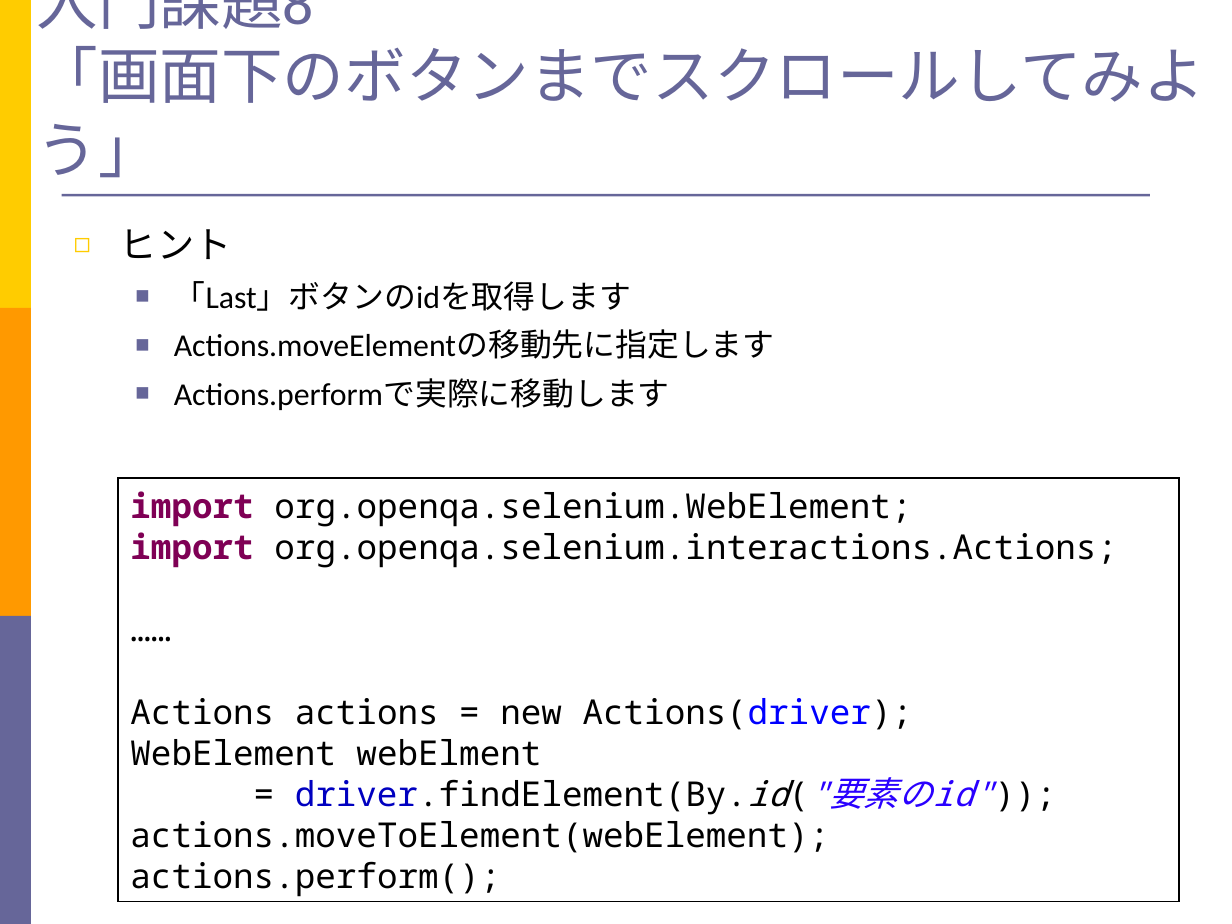
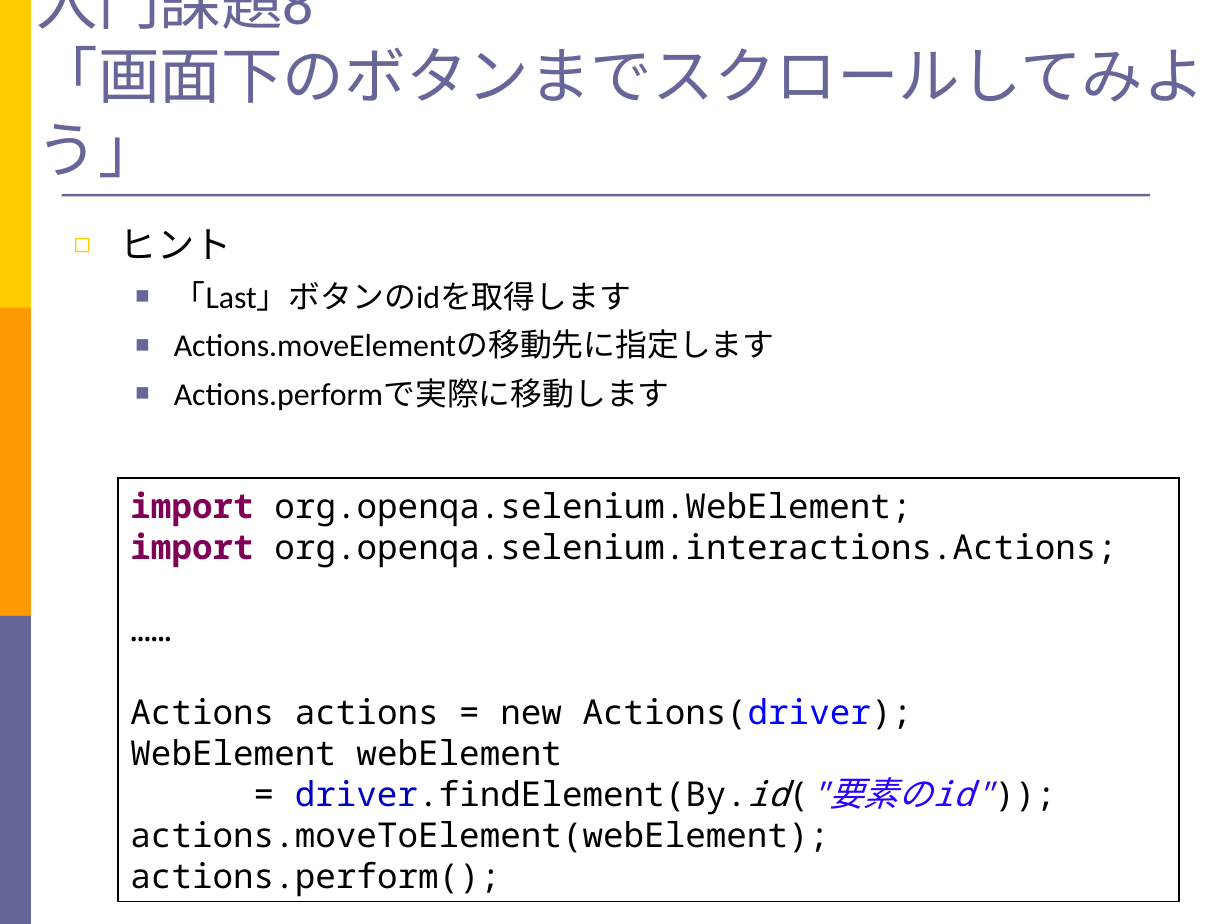
Before and after one commit to takuY-U2/STARHotel, a slide deck: slide 35 of docs/Slide.ppt. Drawn at 1232x924 pixels with LibreOffice and Linux fonts; fonts in the diff are those of the drawing. Boxes give left, top, right and bottom in pixels: in the first picture for what was removed or moved away, otherwise in the second. Text is boxed around its words. In the diff, an @@ line names an element or a change of style, - is before the commit and + after.

```diff
--- a/docs/Slide.ppt
+++ b/docs/Slide.ppt
@@ text in rectangle at bbox=[130, 739, 562, 766]: text changed @@
-WebElement webElment
+WebElement webElement
```
Also in this commit, not shown: 1 other slide changed, 1 other file.
